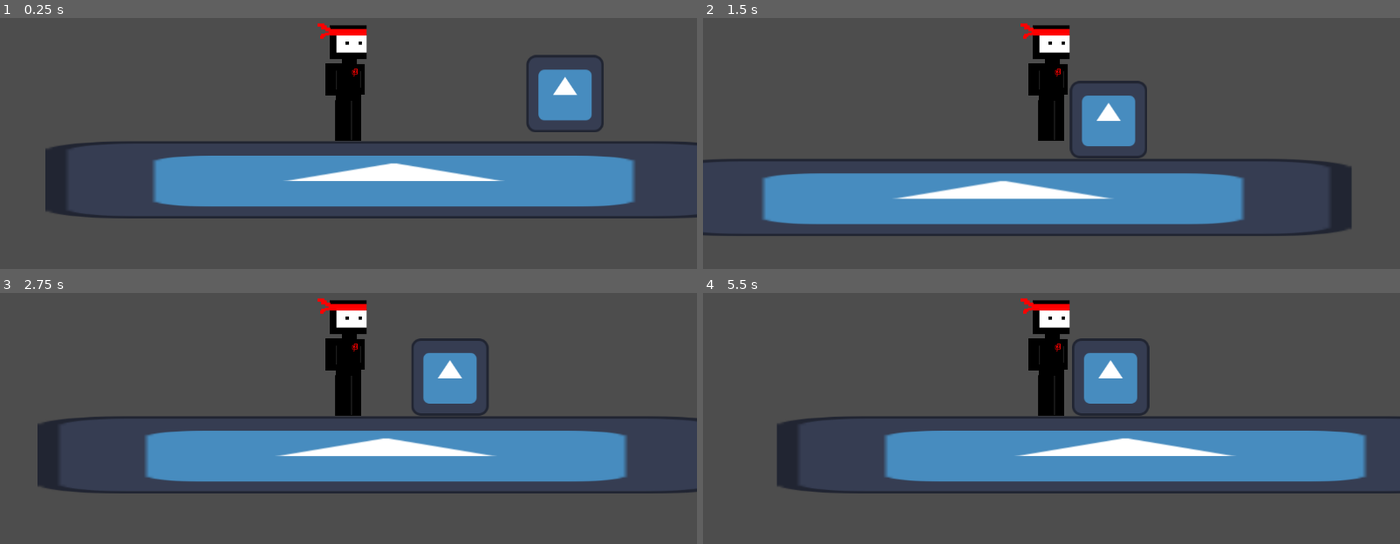
Above: before the commit, frames 1-4 (two rows, left to right).
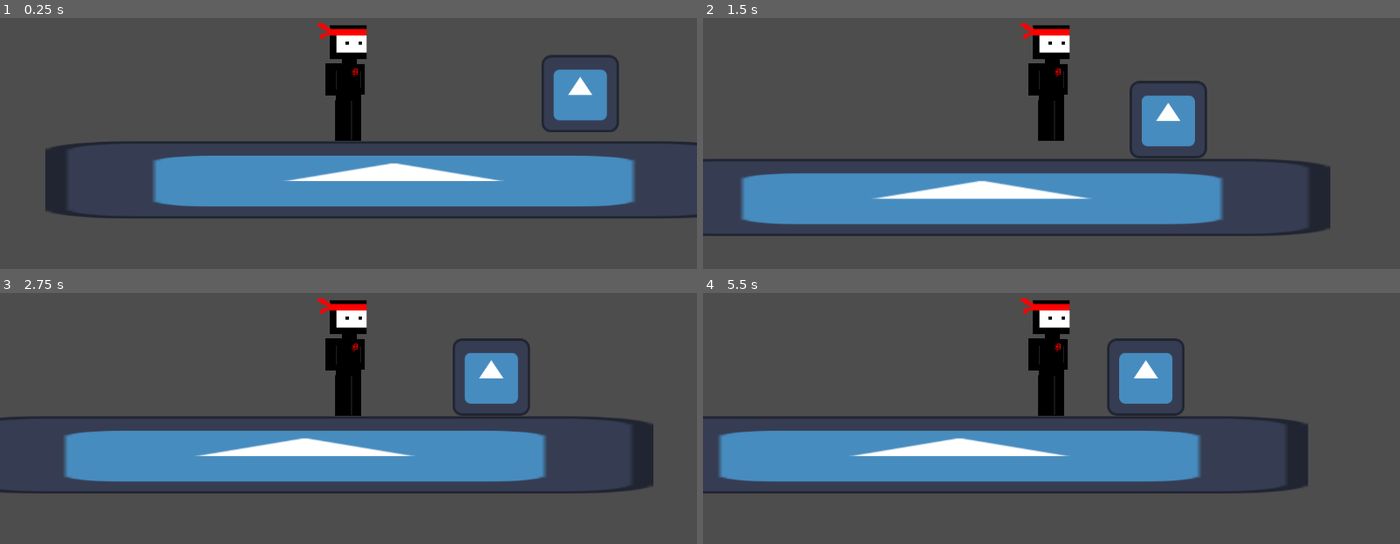
Above: after the commit, the same moments.

Repository: Craua4/craua4
Game: Godot game, scene res://main.tscn
Same seed, same stepped clock (60 frames per second), same inputs: the game is played once before the commit and once after it. The engine's default icon, where the game draws it, is replaced by a stand-in: a white triangle on a blue panel in a dark square.
Inputs:
- Up to frame 1 (0.25 s): no input
- Up to frame 2 (1.5 s): hold D (move_right) from 0.53 s (still down); tap Space (jump) at 0.77 s
- Up to frame 3 (2.75 s): tap Space (jump) at 1.52 s; release D (move_right) at 2.03 s; hold A (move_left) from 2.03 s (still down)
- Up to frame 4 (5.5 s): release A (move_left) at 2.78 s; hold D (move_right) 2.78-4.28 s; tap Space (jump) at 3.02, 3.77, 4.52 s; hold A (move_left) 4.28-5.03 s; hold D (move_right) from 5.03 s (still down)

The runs differ from the first frame. In frame 1, 1.6% of the frame differs, in the area x 75-89%, y 14-46%; in frame 2, 7.5%; in frame 3, 12%; in frame 4, 16%, in the area x 0-100%, y 18-80%.

Commit message:
06/10 2
blah

Diff:
--- a/language_leaper/character.tscn
+++ b/language_leaper/character.tscn
@@ -9,24 +9,24 @@
 [node name="Character" type="Node2D"]
 metadata/_edit_horizontal_guides_ = [-246.0, -224.0]
 
-[node name="CharacterBody2D" type="CharacterBody2D" parent="."]
+[node name="Player" type="CharacterBody2D" parent="."]
 script = ExtResource("1_pjt0s")
 
-[node name="CollisionShape2D" type="CollisionShape2D" parent="CharacterBody2D"]
+[node name="CollisionShape2D" type="CollisionShape2D" parent="Player"]
 position = Vector2(-4.5, 1.5)
 scale = Vector2(2, 2)
 shape = SubResource("RectangleShape2D_pjt0s")
 
-[node name="Sprite2D" type="Sprite2D" parent="CharacterBody2D"]
+[node name="Sprite2D" type="Sprite2D" parent="Player"]
 texture = ExtResource("2_pjt0s")
 
-[node name="Camera2D" type="Camera2D" parent="CharacterBody2D"]
+[node name="Camera2D" type="Camera2D" parent="Player"]
 position = Vector2(-1, 11)
 
-[node name="hud" type="CanvasLayer" parent="CharacterBody2D"]
+[node name="hud" type="CanvasLayer" parent="Player"]
 layer = 3
 
-[node name="texto" type="Label" parent="CharacterBody2D/hud"]
+[node name="texto" type="Label" parent="Player/hud"]
 offset_left = -57.0
 offset_top = -165.0
 offset_right = 21.0
